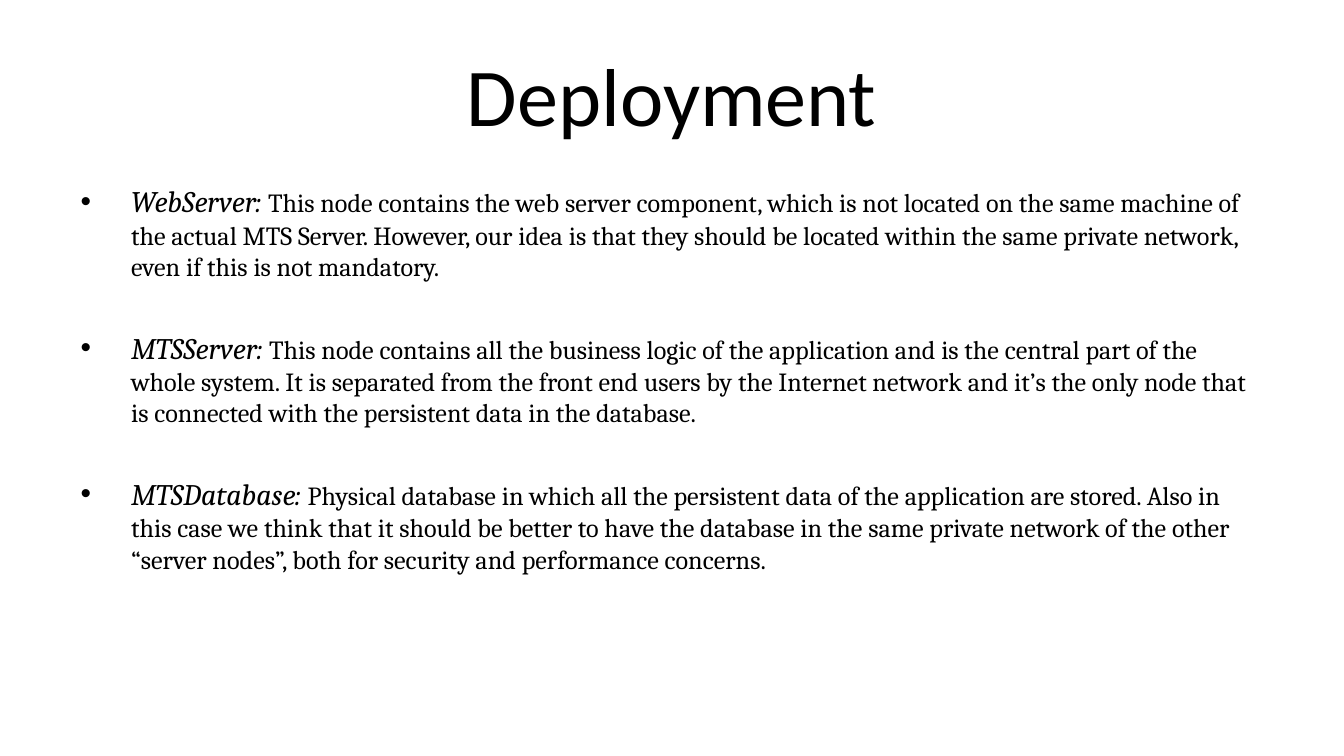
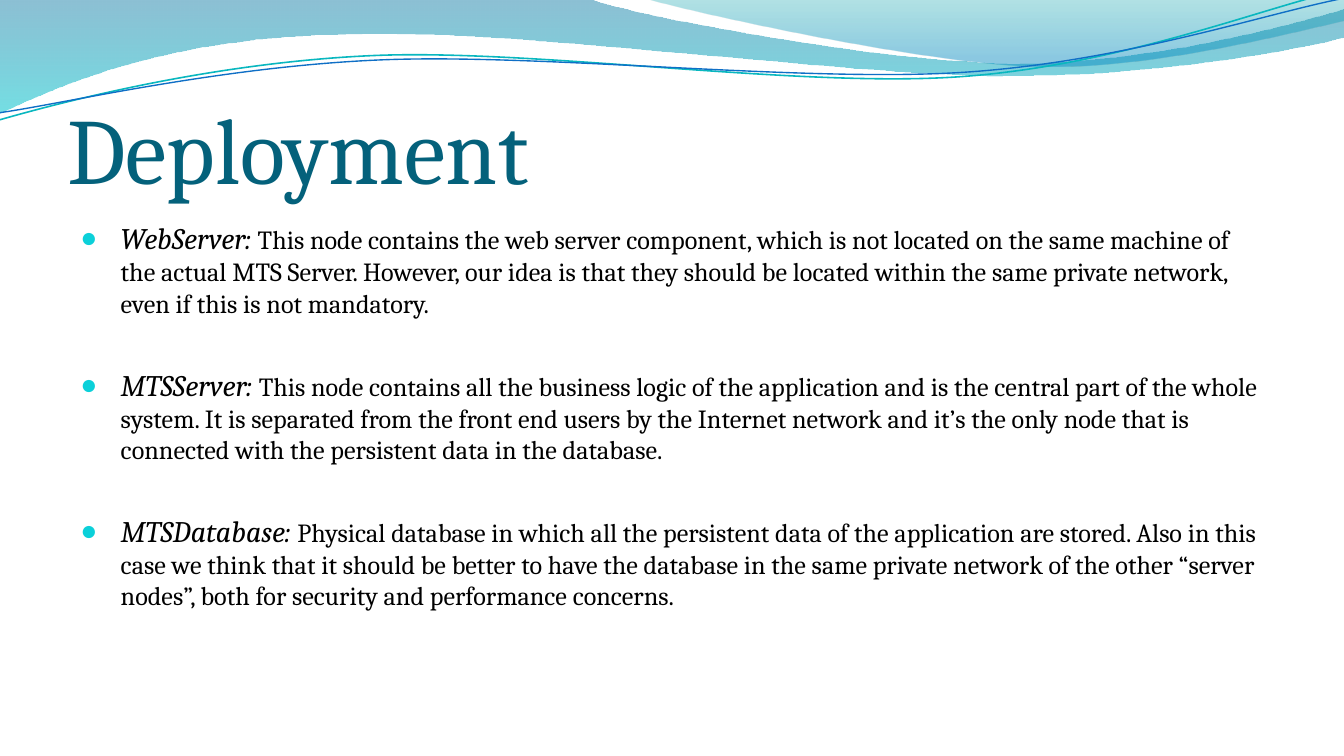
Before and after one commit to MarcoRomani/myTaxyService-SE2-PozziRomani, a slide deck: slide 6 of OtherStuff/DD all files/Components&Deployment.pptx. Drawn at 1344x756 pixels with LibreOffice and Linux fonts; fonts in the diff are those of the drawing; background and template pictures are left out. Boxes give left, top, right and bottom in pixels: in the first picture for what was removed or moved away, otherwise in the second. Text is boxed around its words. In the diff, an @@ line names an element or a change of style, - is before the commit and + after.

```diff
--- a/OtherStuff/DD all files/Components&Deployment.pptx
+++ b/OtherStuff/DD all files/Components&Deployment.pptx
@@ freeform shape added at [0,0,1344,113], fill gradient #0074A1 to #00C6CF @@
@@ freeform shape added at [0,0,1344,126], outline #0AB8BF 0.85 pt @@
@@ freeform shape added at [0,0,1344,120], outline #0F6FC6 0.75 pt @@
@@ freeform shape added at [644,0,1344,69], fill gradient #00A1A9 to #008BBF @@
@@ title "Deployment": place and size @@
-title "Deployment" at [467,69,876,140]
+title "Deployment" at [67,99,528,204]
@@ title "Deployment" at [67,99,528,204]: size 44 to 50 pt, font Calibri to Cambria, text colour #000000 to #04617B; alignment centre to left; vertical alignment middle to bottom @@
@@ text "WebServer: This node contains the ...": place and size @@
-text "WebServer: This node contains the ..." at [131,191,1246,575]
+text "WebServer: This node contains the ..." at [121,228,1256,611]
@@ text "WebServer: This node contains the ..." at [121,228,1256,611]: bullet • to ● @@
```
Also in this commit, not shown: 6 other slides changed, 1 other file.
